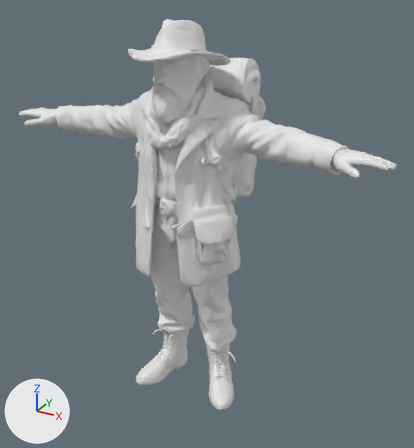
A saved change to the glTF model assets/game/folk/peddler.glb.
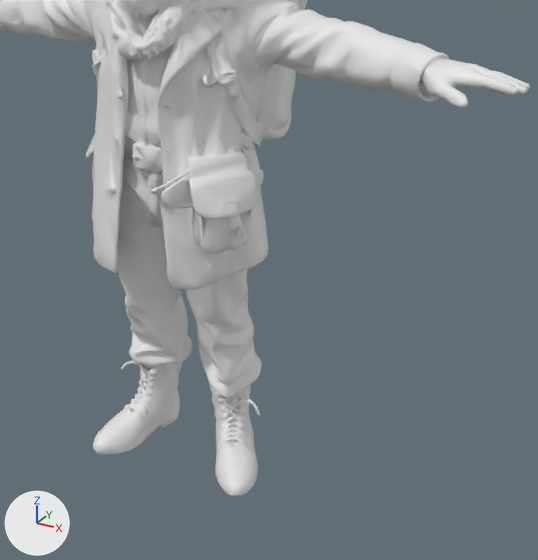
Each version appears first whole from a 50 mm camera at (1.154, -1.941, 1.821) aimed at (0.019, 0.121, 0.79), and next in a close-up on the part from 19% to 97% of the width and 25% to 100% of the height. The axes (+X, +Y, +Z) are drawn at lower left. The lights are the same throughout. The last two pictures show the newer version. Vertices at exactly the same position are counted once.

Objects in the first close-up: 'char1'.
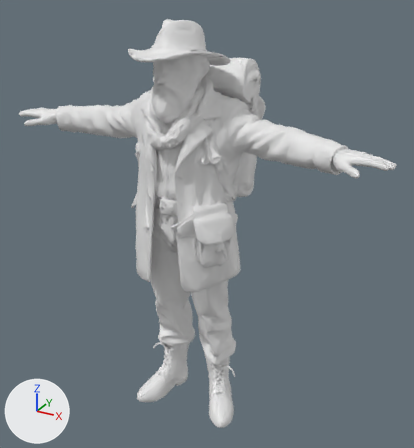
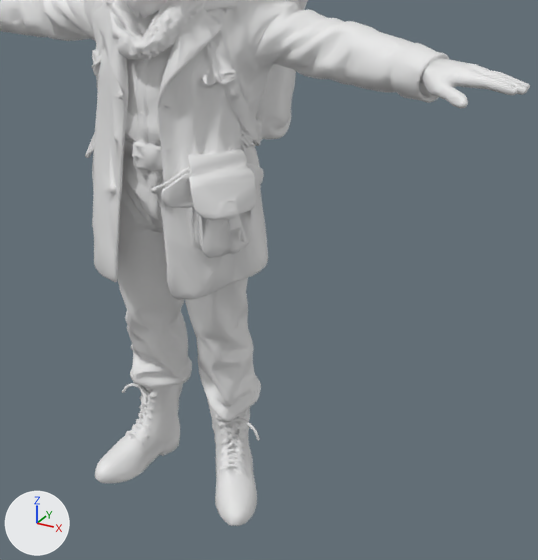
The newer file is also rescaled (x0.94), turned or shifted as a whole; pictures and numbers use the older file's frame.

Pixel boxes (x1, y1, x2, y2) of what changed, in the close-ups (538 x 560 px; the box of a moved part takes in the faces that stretch with it):
'char1', reshaped
    before: (0, 0, 530, 496)
    after: (0, 0, 530, 526)
part 1 of me_mesh_0, moved or reshaped
    before: (92, 152, 268, 496)
    after: (92, 149, 268, 526)

What changed in the scene script:
```text
Change me_mesh_0:
    used by ob_char1; location = (0.0, 0.0, 0.0)
    remove me_mesh_0.from_pydata(...)  # 15422 vertices, 30984 faces; spans x -0.87..0.82, y -0.23..0.41, z 0.0..1.66
    add me_mesh_0.from_pydata(...)  # 15422 vertices, 30984 faces; spans x -0.87..0.82, y -0.23..0.41, z -0.11..1.66
    me_mesh_0 part 1: 3976 of the vertices in x -0.31..0.25, y -0.18..0.21, z 0.0..0.98 are scaled about their middle by (1, 1, 1.12), then moved by (0.0, 0.0, -0.05)
```
